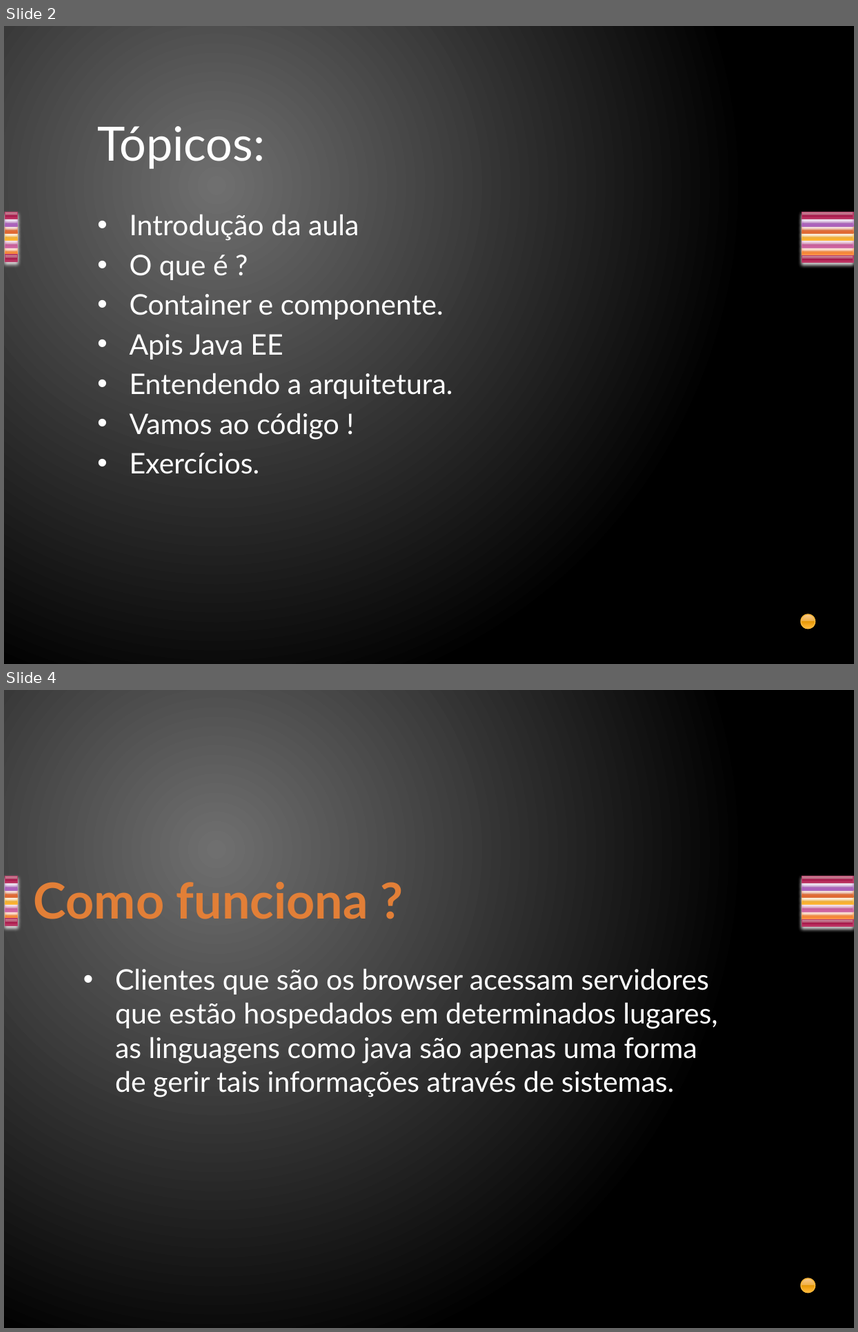
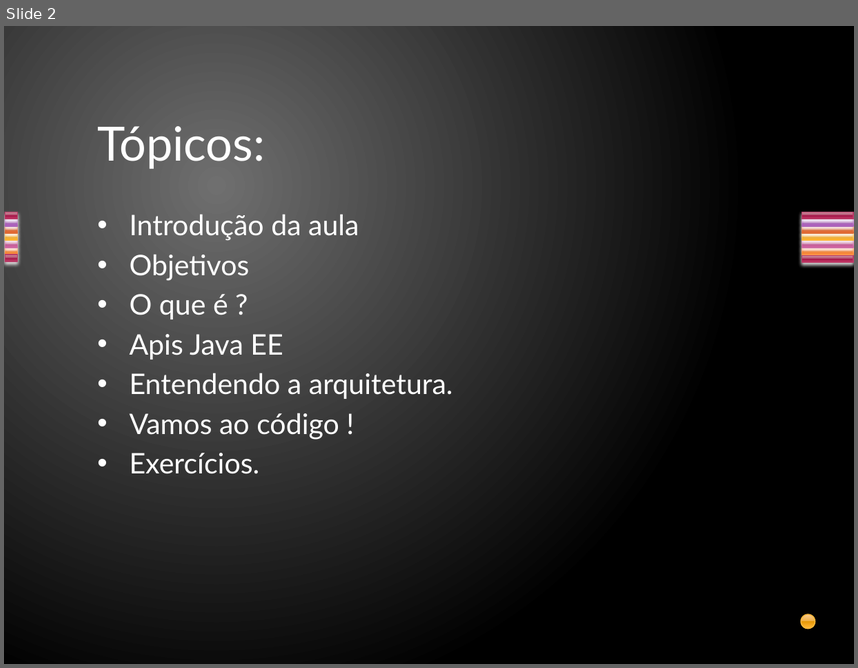
Before and after one commit to davirj9/javaAvancado, a slide deck: AulasAvancado/src/main/resources/br/com/Aula2/Servlets.pptx. Shown one above the other, each under a label of ours: slides 2 and 4 before the commit, slide 2 after it; the slides between them are not shown. The pictures are 858x1332 and 858x668 pixels, drawn with LibreOffice and Linux fonts; fonts in the diff are those of the drawing. Boxes give left, top, right and bottom in pixels: in the first picture for what was removed or moved away, otherwise in the second. Text is boxed around its words. In the diff, an @@ line names an element or a change of style, - is before the commit and + after.

```diff
--- a/AulasAvancado/src/main/resources/br/com/Aula2/Servlets.pptx
+++ b/AulasAvancado/src/main/resources/br/com/Aula2/Servlets.pptx
@@ slide 4 removed at <box>4,690,854,1328</box>, background gradient #707070 to #000000; not listed: 15 template elements that a slide beside it also shows @@
@@ title removed at <box>34,882,368,919</box> @@
-Como funciona ?
@@ text removed at <box>115,968,717,1097</box> @@
-• Clientes que são os browser acessam servidores que estão hospedados em determinados lugares, as linguagens como java são apenas uma forma de gerir tais informações através de sistemas.
@@ slide 2 changed as well @@
@@ text at <box>130,254,250,281</box>: paragraph added @@
+• Objetivos
@@ text at <box>130,294,444,319</box>: paragraph removed @@
-• Container e componente.
```
Also in this commit, not shown: 2 other slides changed, 7 slides added, 7 other slides removed, 2 other files.
